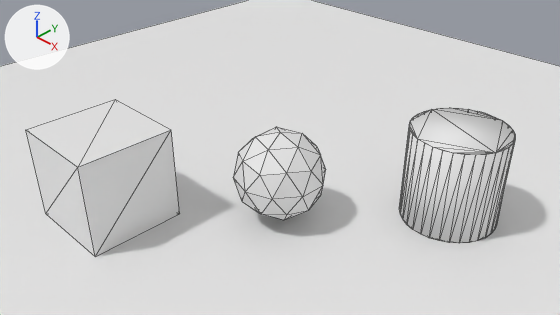
Renders of the Blender file outsourced/src/BlenderSceneExporter/SceneExporter_Original.blend from each side of a commit.
Camera for both pictures: the file's camera 'Camera'. The lights are fixed; the arrows at upper left show +X, +Y and +Z. Mesh edges are drawn as thin lines.
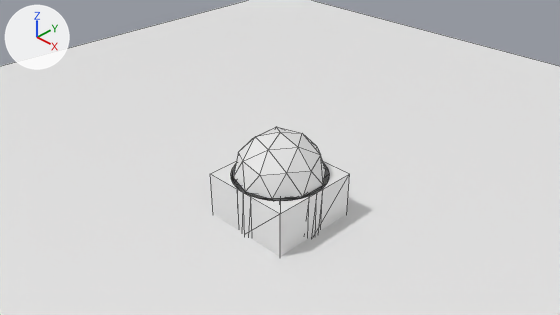
Pixel boxes (x1, y1, x2, y2) of what changed, in the pictures (560 x 315 px):
'Cube', mesh moved
    before: (26, 99, 180, 257)
    after: (210, 161, 350, 257)
'Cylinder', mesh moved
    before: (399, 108, 515, 243)
    after: (231, 164, 329, 201)

The change, as a list of edits to the scene's bpy script:
```text
Change me_cylinder:
    where me_cylinder.from_pydata(...)  # 64 vertices, 124 faces; spans x 1.5..3.5, y 1.5..3.5, z 0.0..2.0
    used by ob_cylinder; location = (0.0, 0.0, 0.0)
    me_cylinder part 1: the whole mesh is moved by (-2.5, -2.5, -1.0)
Change me_cube:
    where me_cube.from_pydata(...)  # 8 vertices, 12 faces; spans x -3.5..-1.5, y -3.5..-1.5, z 0.0..2.0
    used by ob_cube; location = (0.0, 0.0, 0.0)
    me_cube part 2: the whole mesh is moved by (2.5, 2.5, -1.0)
```
